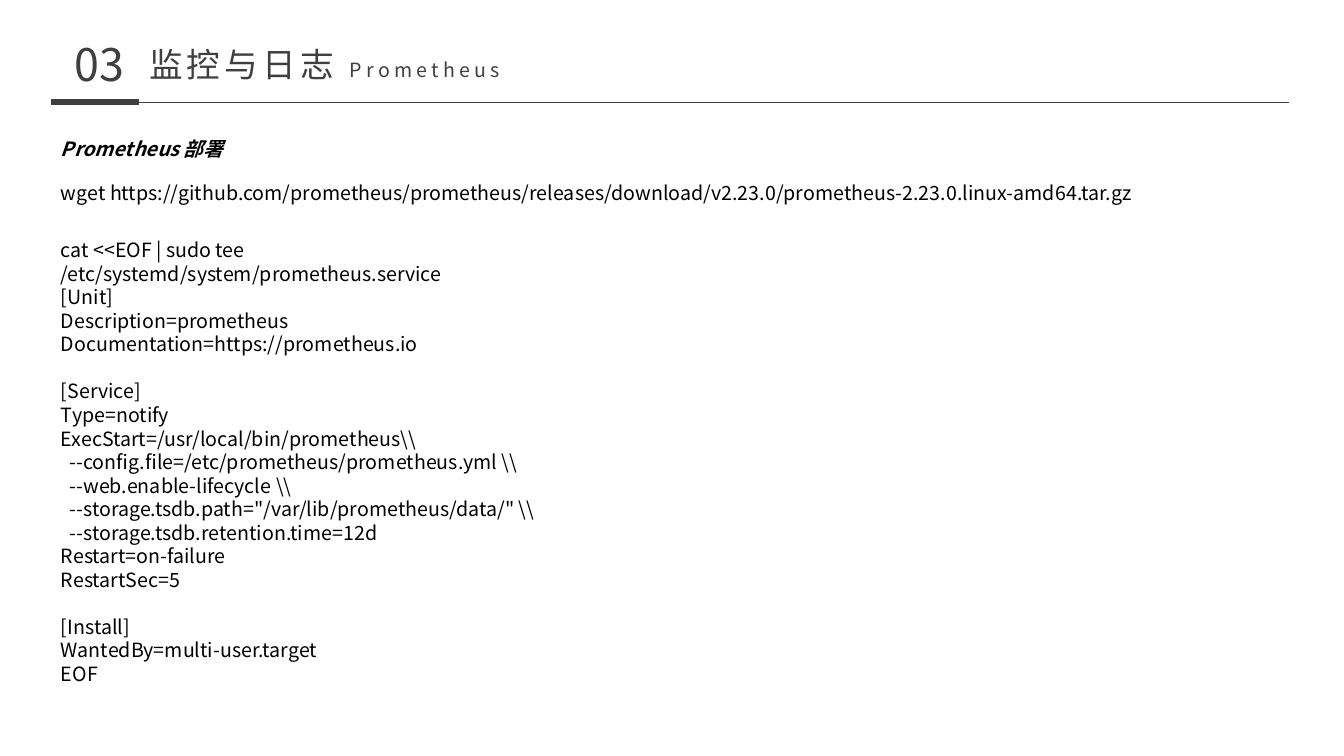
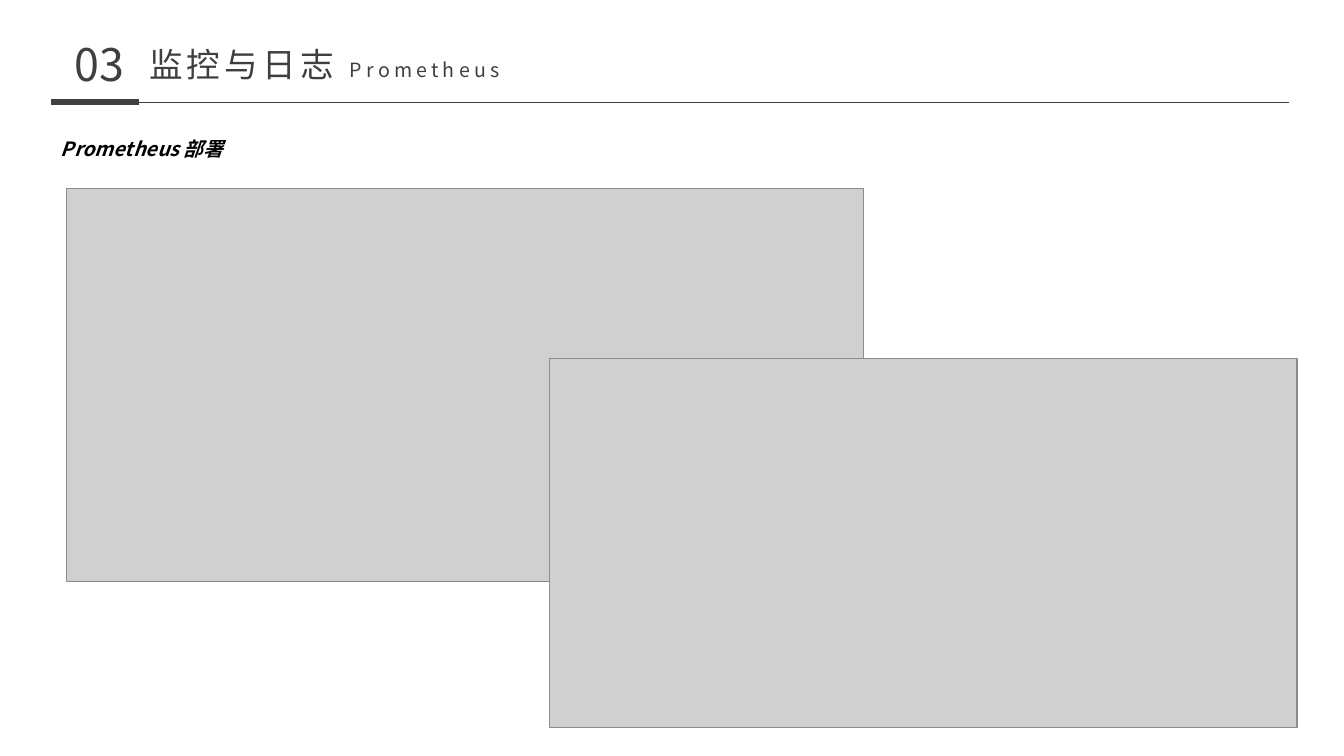
Before and after one commit to nutionMedivn/Kubernetes-training-camp, a slide deck: slide 74 of 基础/008-011 kubernetes.pptx (slide 70 before the commit). Drawn at 1344x756 pixels with LibreOffice and Linux fonts; fonts in the diff are those of the drawing; grey boxes stand for pictures. Boxes give left, top, right and bottom in pixels: in the first picture for what was removed or moved away, otherwise in the second. Text is boxed around its words. In the diff, an @@ line names an element or a change of style, - is before the commit and + after.

```diff
--- a/基础/008-011 kubernetes.pptx
+++ b/基础/008-011 kubernetes.pptx
@@ text removed at (x1=61, y1=184, x2=1132, y2=205) @@
-wget https://github.com/prometheus/prometheus/releases/download/v2.23.0/prometheus-2.23.0.linux-amd64.tar.gz
@@ picture added at (x1=67, y1=189, x2=863, y2=582) @@
@@ text removed at (x1=61, y1=241, x2=515, y2=682) @@
-cat <<EOF | sudo tee /etc/systemd/system/prometheus.service
-[Unit]
-Description=prometheus
-Documentation=https://prometheus.io
-[Service]
-Type=notify
-ExecStart=/usr/local/bin/prometheus\\
---config.file=/etc/prometheus/prometheus.yml \\
---web.enable-lifecycle \\
---storage.tsdb.path="/var/lib/prometheus/data/" \\
---storage.tsdb.retention.time=12d
-Restart=on-failure
-RestartSec=5
-[Install]
-WantedBy=multi-user.target
-EOF
@@ picture added at (x1=549, y1=358, x2=1298, y2=727) @@
```
Also in this commit, not shown: 2 other slides changed, 7 slides added, 5 slides removed.
